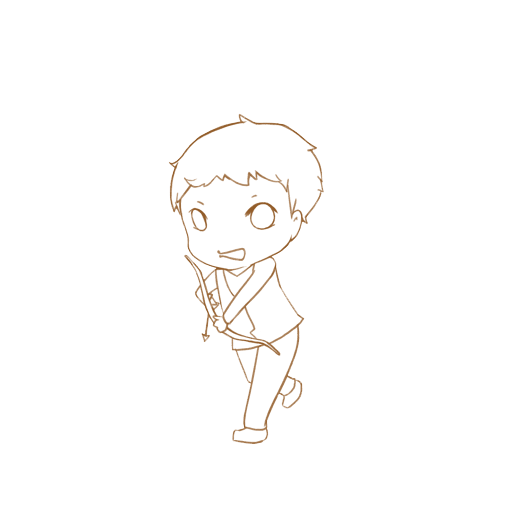
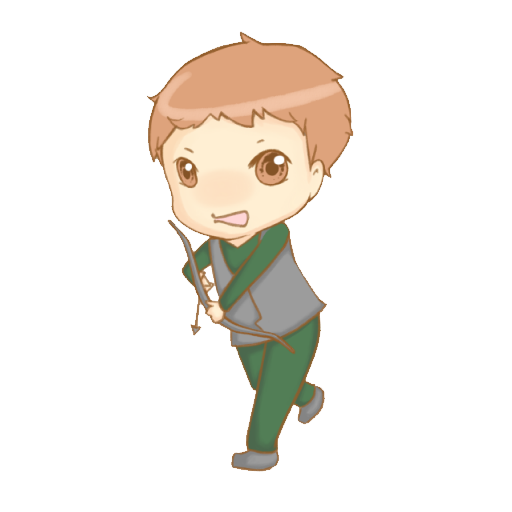
Layer changes from the first 512px x 512px image to the second:
added layer "Layer 2" above "Layer 1" over [left=146, top=31, right=354, bottom=472]
hid "Layer 1" over [left=168, top=113, right=325, bottom=445]
